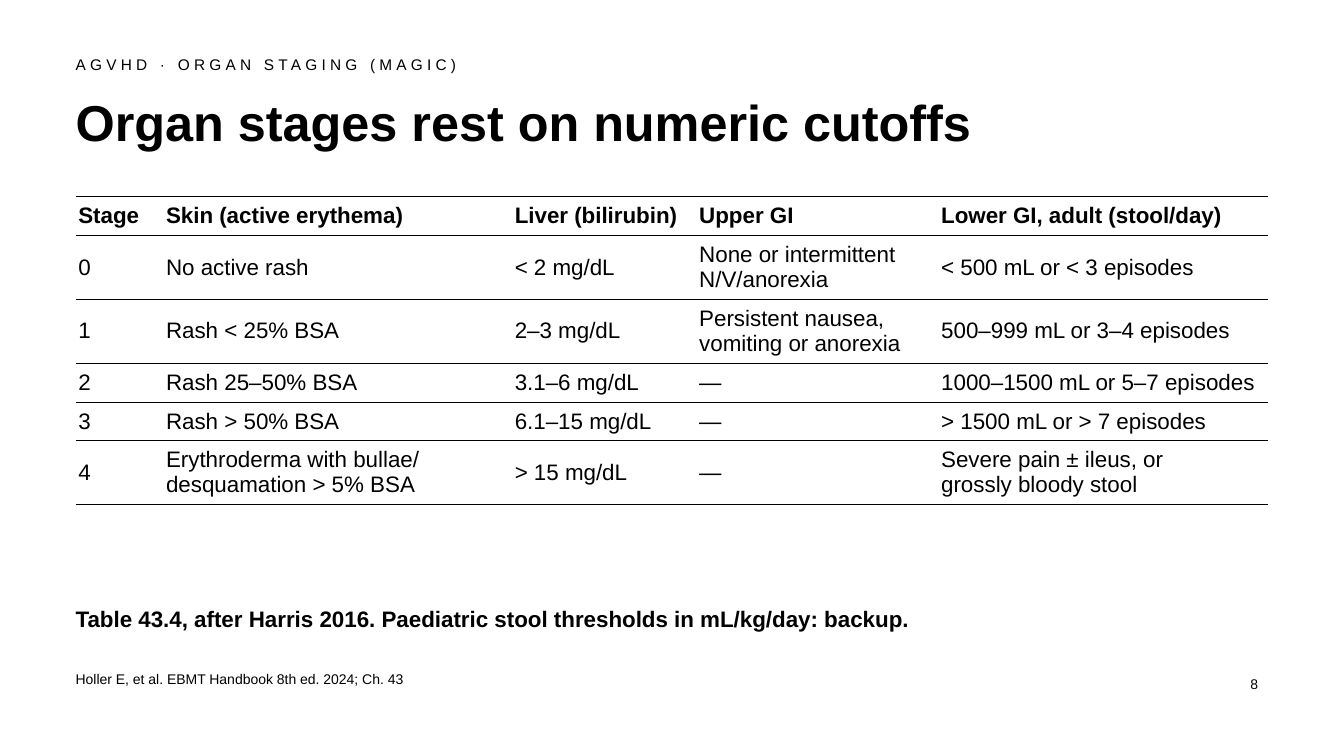
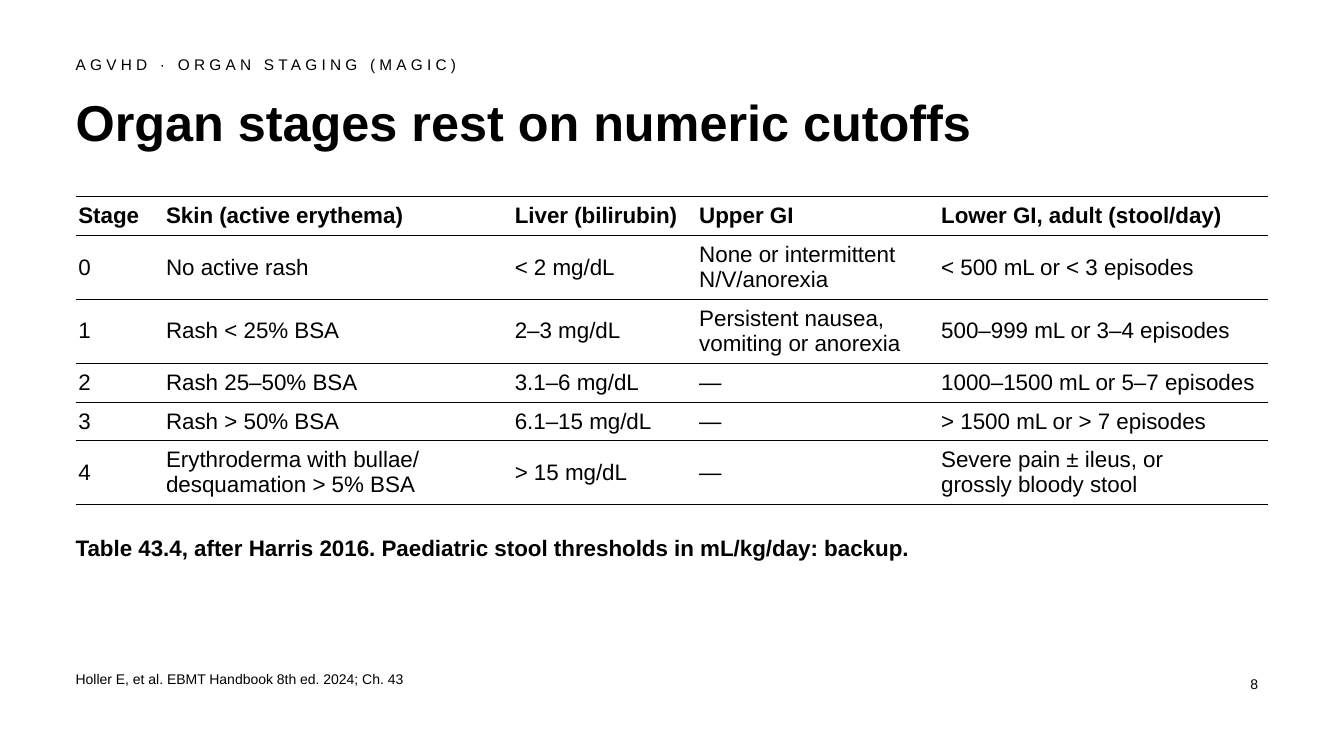
Before and after one commit to htlin222/ebmt-handbook-skill, a slide deck: slide 8 of slides/decks/s06-acute-gvhd.pptx. Drawn at 1344x756 pixels with LibreOffice and Linux fonts; fonts in the diff are those of the drawing. Boxes give left, top, right and bottom in pixels: in the first picture for what was removed or moved away, otherwise in the second. Text is boxed around its words. In the diff, an @@ line names an element or a change of style, - is before the commit and + after.

```diff
--- a/slides/decks/s06-acute-gvhd.pptx
+++ b/slides/decks/s06-acute-gvhd.pptx
@@ text "Table 43.4, after Harris 2016. ...": place and size @@
-text "Table 43.4, after Harris 2016. ..." at (76, 610, 908, 632)
+text "Table 43.4, after Harris 2016. ..." at (76, 539, 908, 561)
```
Also in this commit, not shown: 8 other slides changed, 1 other file.
